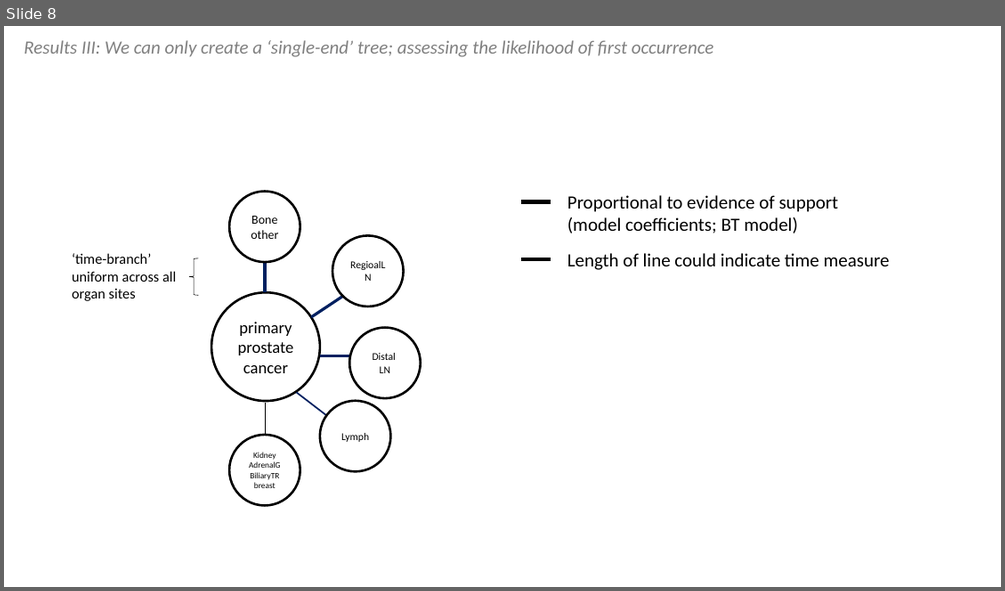
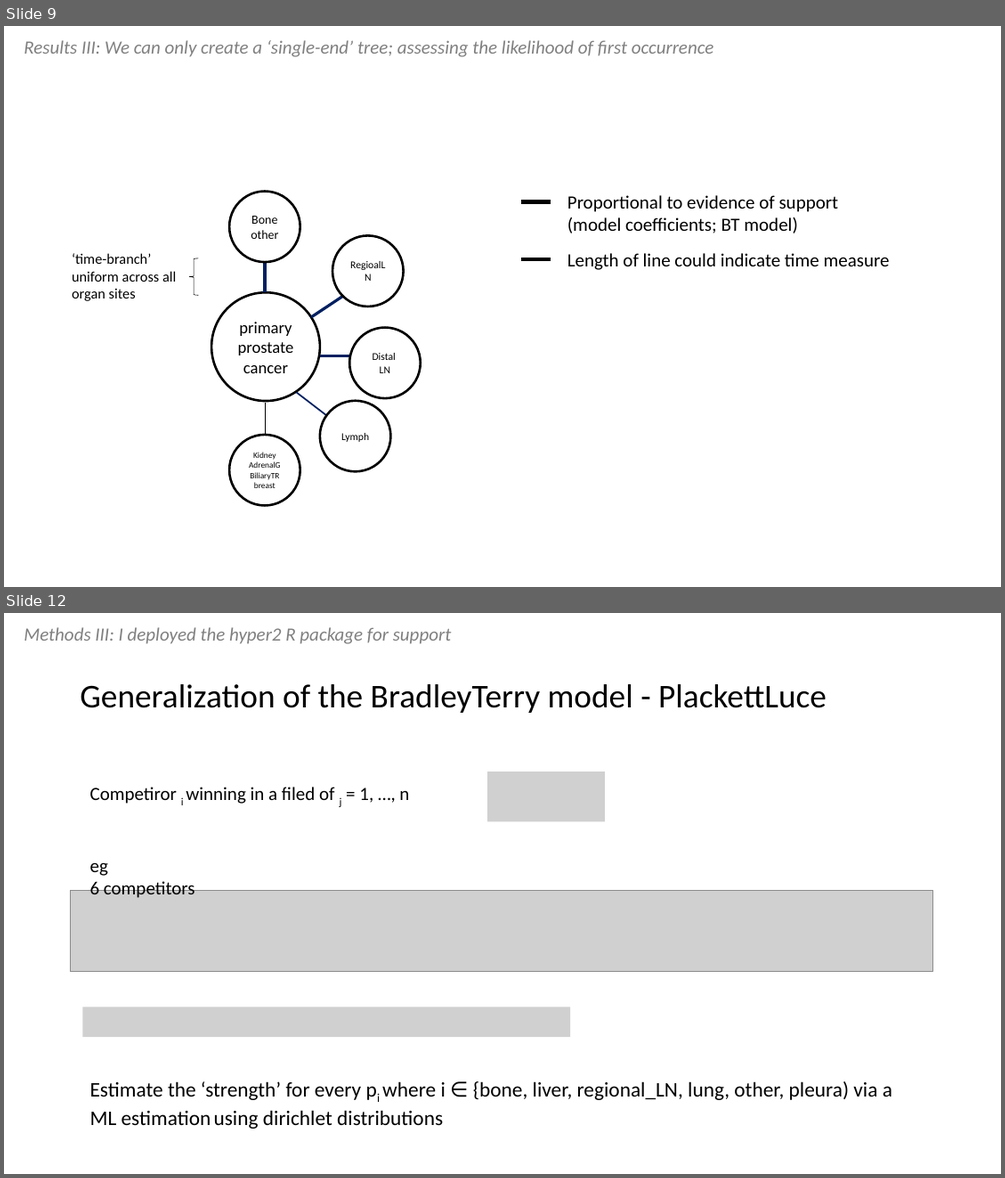
Before and after one commit to chris-kreitzer/Tropism-Timing, a slide deck: Tropism_Timing.pptx. Shown one above the other, each under a label of ours: slide 8 before the commit, slides 9 and 12 after it; the slides between them are not shown. The pictures are 1005x591 and 1005x1178 pixels, drawn with LibreOffice and Linux fonts; fonts in the diff are those of the drawing; grey boxes stand for pictures. Boxes give left, top, right and bottom in pixels: in the first picture for what was removed or moved away, otherwise in the second. Text is boxed around its words. In the diff, an @@ line names an element or a change of style, - is before the commit and + after.

```diff
--- a/Tropism_Timing.pptx
+++ b/Tropism_Timing.pptx
@@ slide 12 added at (4, 613, 1001, 1174), background #FFFFFF @@
@@ text added at (24, 627, 451, 644), 18 pt, text #808080, italic @@
+Methods III: I deployed the hyper2 R package for support
@@ title added at (80, 684, 826, 713), 32 pt, text #000000 @@
+Generalization of the BradleyTerry model - PlackettLuce
@@ picture added at (488, 771, 606, 821) @@
@@ text added at (90, 787, 409, 807), 18 pt, text #000000 @@
+Competiror i winning in a filed of j = 1, …, n
@@ text added at (90, 863, 195, 898), 18 pt, text #000000 @@
+eg
+6 competitors
@@ picture added at (71, 891, 933, 971) @@
@@ picture added at (82, 1007, 570, 1037) @@
@@ text added at (90, 1081, 892, 1128), 20 pt, text #000000 @@
+Estimate the ‘strength’ for every pi where i ∈ {bone, liver, regional_LN, lung, other, pleura) via a
+ML estimation using dirichlet distributions
@@ what was slide 8 is now slide 9 @@
```
Also in this commit, not shown: 9 slides changed, 4 other slides added, 3 slides removed.
